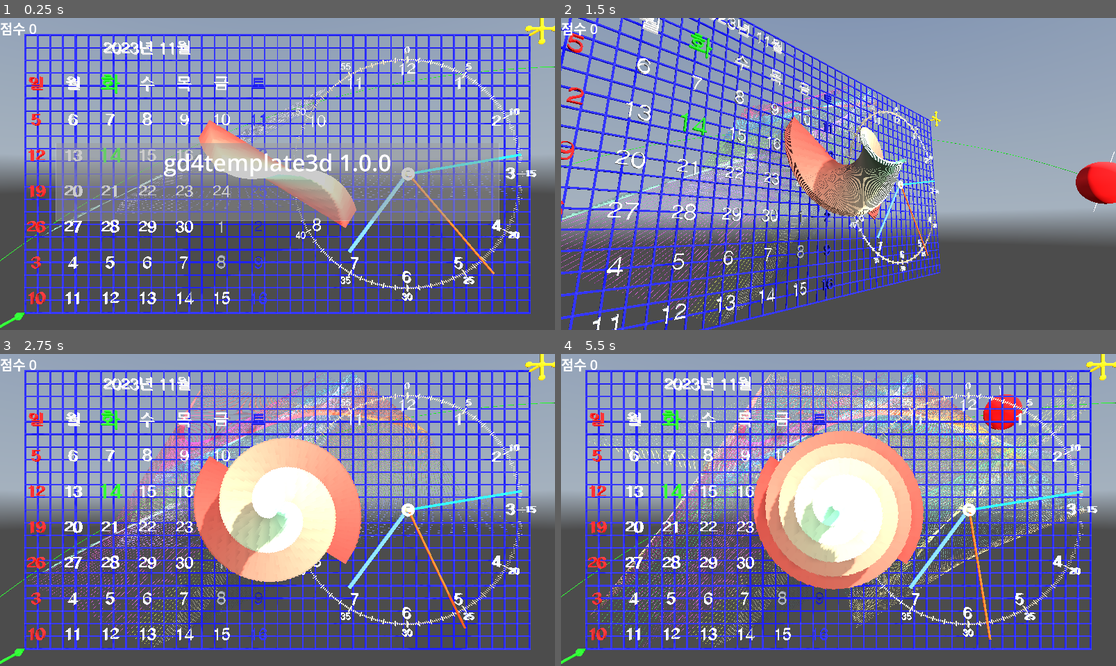
Above: before the commit, frames 1-4 (two rows, left to right).
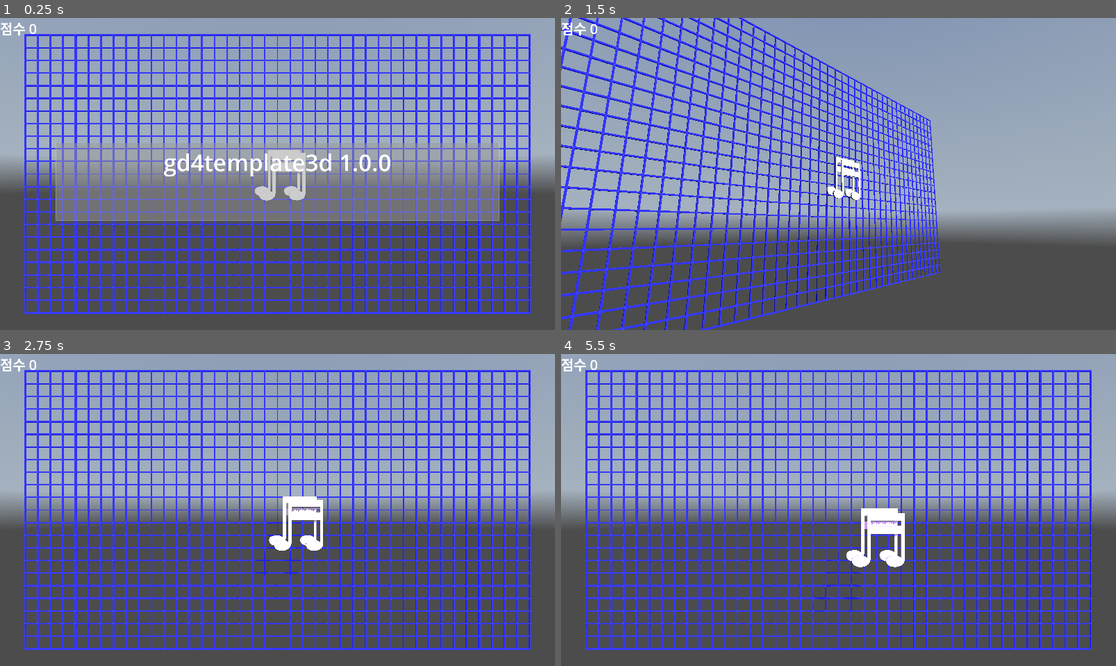
Above: after the commit, the same moments.

Repository: kasworld/gd4template3d
Game: Godot game, scene res://main.tscn
Two runs of this game, one before a commit and one after it. Both use one fixed random seed, a clock stepped at 60 frames per second and the inputs below. A sky picture missing from this copy of the repository is replaced by a grey-blue gradient.
Inputs (mouse positions are in pixels of both pictures, inside the frame that each line leads up to):
- Up to frame 1 (0.25 s): no input
- Up to frame 2 (1.5 s): tap Enter at 0.5, 0.6, 1.35 s; move the mouse to (960, 158) at 0.52 s; click (960, 158) at 0.67 s; move the mouse to (727, 189) at 1.27 s; click (727, 189) at 1.42 s
- Up to frame 3 (2.75 s): move the mouse to (333, 441) at 2.02 s; tap Enter at 2.1 s; click (333, 441) at 2.17 s
- Up to frame 4 (5.5 s): move the mouse to (810, 572) at 2.77 s; tap Enter every 0.75 s from 2.85 to 5.1 s; click (810, 572) at 2.92 s; move the mouse to (1005, 556) at 3.52 s; click (1005, 556) at 3.67 s; move the mouse to (672, 463) at 4.27 s; click (672, 463) at 4.42 s; move the mouse to (866, 510) at 5.02 s; click (866, 510) at 5.17 s

The runs differ from the first frame. In frame 1, 8.7% of the frame differs, in the area x 0-100%, y 0-100%; in frame 2, 12%; in frame 3, 21%; in frame 4, 27%.

Commit message:
adding meshtrail demo

Diff:
--- a/main.gd
+++ b/main.gd
@@ -18,19 +18,43 @@
 	$TimedMessage.panel_hidden.connect(message_hidden)
 	$TimedMessage.show_message("",0)
 
-	orbit_demo()
+	#orbit_demo()
 	wirenet_demo()
-	bartree_demo()
-	calendar_demo()
-	clock_demo()
-	line2d_demo()
-	arrow3d_demo()
-	valvehandle_demo()
+	#bartree_demo()
+	#calendar_demo()
+	#clock_demo()
+	#line2d_demo()
+	#arrow3d_demo()
+	#valvehandle_demo()
+	meshtrail_demo()
 
-func mashtrail_demo() -> void:
-	var mt = preload("res://mesh_trail/mesh_trail.tscn").instantiate(
-	)
-	add_child(mt)
+var b_box :AABB
+func meshtrail_demo() -> void:
+	var mt = ["♠","♣","♥","♦" ,"★","☆","♩","♪","♬"].pick_random()
+	var bound_size = Vector3(WorldSize.x, WorldSize.y, 20)
+	b_box = AABB( Vector3(0,0,-10), bound_size)
+	var ball = preload("res://mesh_trail/mesh_trail.tscn").instantiate()
+	var radius = 0.5
+	var count = 50 #randi_range(10,100)
+	var startpos = b_box.get_center()
+	match randi_range(0,3):
+		0:
+			ball.init_OnBounce().set_get_random_color_fn(random_color).init( bounce, radius, count, mt, startpos)
+		1:
+			ball.init_MeshGradient().set_get_random_color_fn(random_color).init( bounce, radius, count, mt, startpos)
+		2:
+			ball.init_ByPosition(b_box).init( bounce, radius, count, mt, startpos)
+		3:
+			ball.init_ByPositionFn(get_color_ByPosition).init( bounce, radius, count, mt, startpos)
+	add_child(ball)
+func get_color_ByPosition(pos :Vector3) -> Color:
+	var co :Color
+	for i in 3:
+		co[i] = (pos[i] - b_box.position[i]) / b_box.size[i]
+	co = co.inverted()
+	return co
+func bounce(_oldpos:Vector3, pos :Vector3, radius :float) -> Dictionary:
+	return Bounce.v3f(pos, b_box, radius)
 
 func arrow3d_demo() -> void:
 	var aw = preload("res://arrow3d/arrow_3d.tscn").instantiate(
@@ -45,7 +69,6 @@
 	vh.rotate_x(PI/2)
 	vh.position = Vector3(WorldSize.x,WorldSize.y,0)
 	add_child(vh)
-
 
 func line2d_demo() -> void:
 	var mesh = PlaneMesh.new()
